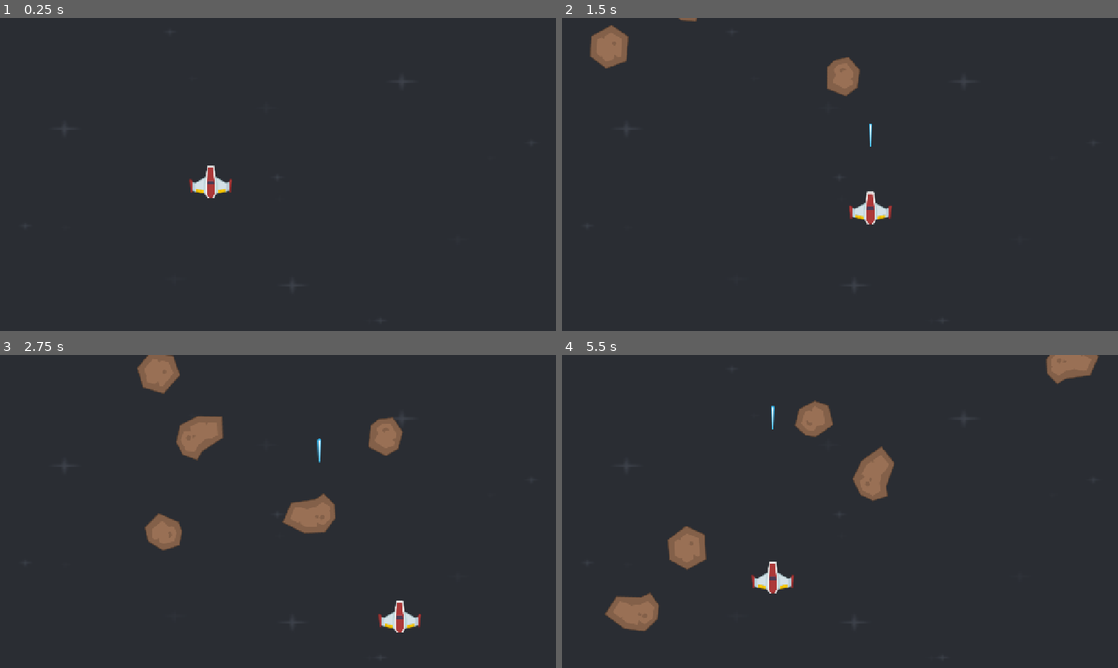
Above: before the commit, frames 1-4 (two rows, left to right).
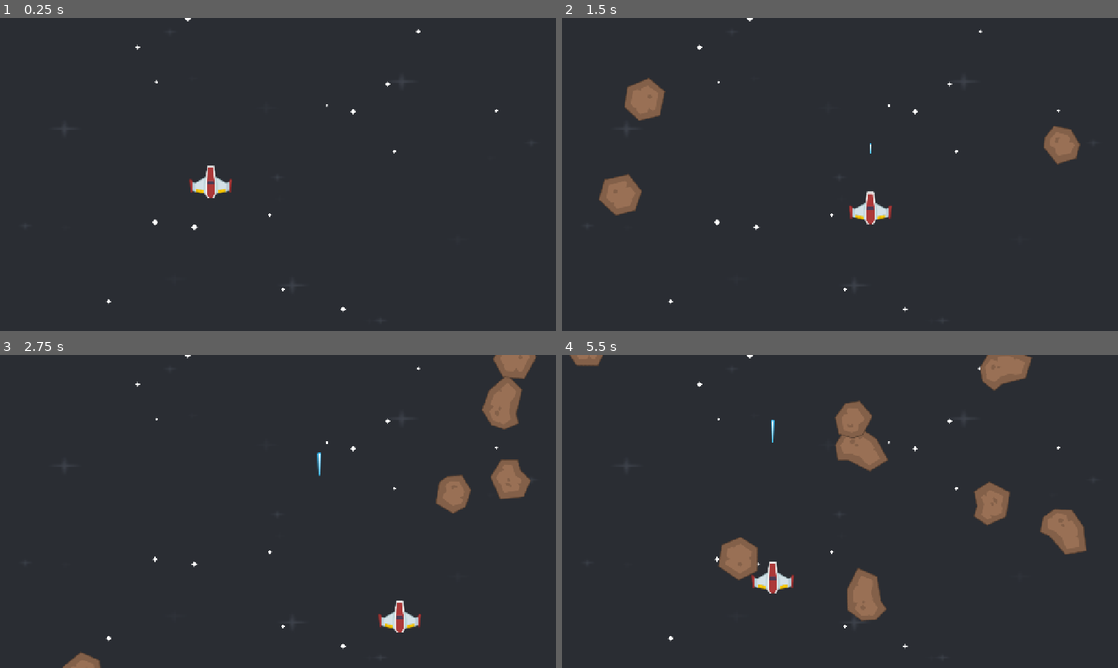
Above: after the commit, the same moments.

Repository: JulianNicholls/NetNinja-Godot-Tutorial
Game: Godot game, scene res://scenes/level.tscn
The game is run twice, just before and just after one commit, with the same random seed, the same clock (stepped at 60 frames per second) and the same inputs.
Inputs:
- Up to frame 1 (0.25 s): no input
- Up to frame 2 (1.5 s): hold Right (right) 0.53-1.28 s; tap Space (shoot) at 0.6, 1.35 s; hold Down (down) from 1.28 s (still down)
- Up to frame 3 (2.75 s): release Down (down) at 2.03 s; hold Right (right) from 2.03 s (still down); tap Space (shoot) at 2.1 s
- Up to frame 4 (5.5 s): release Right (right) at 2.78 s; hold Up (up) 2.78-3.53 s; tap Space (shoot) every 0.75 s from 2.85 to 5.1 s; hold Left (left) 3.53-5.03 s; hold Down (down) from 5.03 s (still down)

The runs differ from the first frame. In frame 1, 0.1% of the frame differs, in the area x 19-90%, y 0-94%; in frame 2, 3.5%; in frame 3, 6.5%; in frame 4, 8.8%, in the area x 1-97%, y 0-94%.

Commit message:
Add animations: twinkling stars, expanding laser.

Diff:
--- a/scenes/laser.gd
+++ b/scenes/laser.gd
@@ -2,6 +2,12 @@
 
 @export var speed = 500
 
+func _ready():
+	$LaserImage.scale = Vector2(0, 0)
+
+	var tween = create_tween()
+	tween.tween_property($LaserImage, 'scale', Vector2(1, 1), 0.3)
+
 # Called every frame. 'delta' is the elapsed time since the previous frame.
 func _process(delta: float) -> void:
 	position.y -= speed * delta
--- a/scenes/level.gd
+++ b/scenes/level.gd
@@ -3,6 +3,23 @@
 # 1. Load the scenes
 var meteor_scene: PackedScene = load("res://scenes/meteor.tscn")
 var laser_scene: PackedScene = load("res://scenes/laser.tscn")
+
+func _ready():
+	var size := get_viewport_rect().size
+	var rng := RandomNumberGenerator.new()
+
+	for star in $Stars.get_children():
+		# Set position
+		var posX = rng.randf_range(0, size.x)
+		var posY = rng.randf_range(0, size.y)
+		star.position = Vector2(posX, posY)
+
+		# Set scale
+		var starScale = rng.randf_range(0.5, 1)
+		star.scale = Vector2(starScale, starScale)
+
+		 # Set speed
+		star.speed_scale = rng.randf_range(0.6, 1.4)
 
 func _on_meteor_timer_timeout() -> void:
 	# 2. Create an instance
@@ -13,10 +30,10 @@
 	# 3. Attach the scene to the tree
 	$Meteors.add_child(meteor)
 
-func _on_player_laser(position: Vector2) -> void:
+func _on_player_laser(pos: Vector2) -> void:
 	# 2. Create an instance
 	var laser = laser_scene.instantiate()
 
 	# 3. Attach the scene to the tree
 	$Lasers.add_child(laser)
-	laser.position = position
+	laser.position = pos
--- a/scenes/level.tscn
+++ b/scenes/level.tscn
@@ -2,7 +2,23 @@
 
 [ext_resource type="Script" uid="uid://dyys16d60e4g2" path="res://scenes/level.gd" id="1_mx8sn"]
 [ext_resource type="Texture2D" uid="uid://ba1i2dwqq4yva" path="res://assets/Backgrounds/blue.png" id="1_w8frs"]
+[ext_resource type="Texture2D" uid="uid://4wscvlpcm7en" path="res://assets/PNG/Effects/star_small.png" id="3_2r41h"]
 [ext_resource type="PackedScene" uid="uid://wps0hpecyxnr" path="res://scenes/player.tscn" id="3_ppgk2"]
+[ext_resource type="Texture2D" uid="uid://b3vvbwgqmuq3m" path="res://assets/PNG/Effects/star_tiny.png" id="4_klq6b"]
+
+[sub_resource type="SpriteFrames" id="SpriteFrames_rgm4q"]
+animations = [{
+"frames": [{
+"duration": 1.0,
+"texture": ExtResource("3_2r41h")
+}, {
+"duration": 1.0,
+"texture": ExtResource("4_klq6b")
+}],
+"loop": 1,
+"name": &"default",
+"speed": 1.5
+}]
 
 [sub_resource type="RectangleShape2D" id="RectangleShape2D_ci1tc"]
 size = Vector2(33, 720)
@@ -21,8 +37,112 @@
 scale = Vector2(5.042969, 2.8593752)
 texture = ExtResource("1_w8frs")
 
-[node name="Player" parent="." unique_id=850123184 instance=ExtResource("3_ppgk2")]
-position = Vector2(485, 377)
+[node name="Stars" type="Node2D" parent="." unique_id=1617933757]
+
+[node name="Star1" type="AnimatedSprite2D" parent="Stars" unique_id=789587711]
+position = Vector2(218.305, 139.75)
+scale = Vector2(0.49046877, 0.47656256)
+sprite_frames = SubResource("SpriteFrames_rgm4q")
+autoplay = "default"
+frame_progress = 0.3800404
+
+[node name="Star2" type="AnimatedSprite2D" parent="Stars" unique_id=897473215]
+position = Vector2(218.305, 139.75)
+scale = Vector2(0.49046877, 0.47656256)
+sprite_frames = SubResource("SpriteFrames_rgm4q")
+autoplay = "default"
+frame_progress = 0.9237687
+
+[node name="Star3" type="AnimatedSprite2D" parent="Stars" unique_id=590684532]
+position = Vector2(218.305, 139.75)
+scale = Vector2(0.49046877, 0.47656256)
+sprite_frames = SubResource("SpriteFrames_rgm4q")
+autoplay = "default"
+frame_progress = 0.9237687
+
+[node name="Star4" type="AnimatedSprite2D" parent="Stars" unique_id=677547111]
+position = Vector2(218.305, 139.75)
+scale = Vector2(0.49046877, 0.47656256)
+sprite_frames = SubResource("SpriteFrames_rgm4q")
+autoplay = "default"
+frame_progress = 0.9237687
+
+[node name="Star5" type="AnimatedSprite2D" parent="Stars" unique_id=1191535716]
+position = Vector2(218.305, 139.75)
+scale = Vector2(0.49046877, 0.47656256)
+sprite_frames = SubResource("SpriteFrames_rgm4q")
+autoplay = "default"
+frame_progress = 0.9237687
+
+[node name="Star6" type="AnimatedSprite2D" parent="Stars" unique_id=317028066]
+position = Vector2(218.305, 139.75)
+scale = Vector2(0.49046877, 0.47656256)
+sprite_frames = SubResource("SpriteFrames_rgm4q")
+autoplay = "default"
+frame_progress = 0.9237687
+
+[node name="Star7" type="AnimatedSprite2D" parent="Stars" unique_id=785464498]
+position = Vector2(218.305, 139.75)
+scale = Vector2(0.49046877, 0.47656256)
+sprite_frames = SubResource("SpriteFrames_rgm4q")
+autoplay = "default"
+frame_progress = 0.9237687
+
+[node name="Star8" type="AnimatedSprite2D" parent="Stars" unique_id=606234816]
+position = Vector2(218.305, 139.75)
+scale = Vector2(0.49046877, 0.47656256)
+sprite_frames = SubResource("SpriteFrames_rgm4q")
+autoplay = "default"
+frame_progress = 0.9237687
+
+[node name="Star9" type="AnimatedSprite2D" parent="Stars" unique_id=814235611]
+position = Vector2(218.305, 139.75)
+scale = Vector2(0.49046877, 0.47656256)
+sprite_frames = SubResource("SpriteFrames_rgm4q")
+autoplay = "default"
+frame_progress = 0.9237687
+
+[node name="Star10" type="AnimatedSprite2D" parent="Stars" unique_id=1017495216]
+position = Vector2(218.305, 139.75)
+scale = Vector2(0.49046877, 0.47656256)
+sprite_frames = SubResource("SpriteFrames_rgm4q")
+autoplay = "default"
+frame_progress = 0.9237687
+
+[node name="Star11" type="AnimatedSprite2D" parent="Stars" unique_id=1710592126]
+position = Vector2(218.305, 139.75)
+scale = Vector2(0.49046877, 0.47656256)
+sprite_frames = SubResource("SpriteFrames_rgm4q")
+autoplay = "default"
+frame_progress = 0.9237687
+
+[node name="Star12" type="AnimatedSprite2D" parent="Stars" unique_id=2004183409]
+position = Vector2(218.305, 139.75)
+scale = Vector2(0.49046877, 0.47656256)
+sprite_frames = SubResource("SpriteFrames_rgm4q")
+autoplay = "default"
+frame_progress = 0.9237687
+
+[node name="Star13" type="AnimatedSprite2D" parent="Stars" unique_id=1707545876]
+position = Vector2(218.305, 139.75)
+scale = Vector2(0.49046877, 0.47656262)
+sprite_frames = SubResource("SpriteFrames_rgm4q")
+autoplay = "default"
+frame_progress = 0.3800404
+
+[node name="Star14" type="AnimatedSprite2D" parent="Stars" unique_id=2057734609]
+position = Vector2(218.305, 139.75)
+scale = Vector2(0.49046877, 0.47656262)
+sprite_frames = SubResource("SpriteFrames_rgm4q")
+autoplay = "default"
+frame_progress = 0.3800404
+
+[node name="Star15" type="AnimatedSprite2D" parent="Stars" unique_id=1307721386]
+position = Vector2(218.305, 139.75)
+scale = Vector2(0.49046877, 0.47656262)
+sprite_frames = SubResource("SpriteFrames_rgm4q")
+autoplay = "default"
+frame_progress = 0.3800404
 
 [node name="Borders" type="Node2D" parent="." unique_id=701964343]
 
@@ -56,6 +176,9 @@
 
 [node name="Meteors" type="Node2D" parent="." unique_id=550661565]
 
+[node name="Player" parent="." unique_id=850123184 instance=ExtResource("3_ppgk2")]
+position = Vector2(485, 377)
+
 [node name="Lasers" type="Node2D" parent="." unique_id=84322488]
 
 [node name="MeteorTimer" type="Timer" parent="." unique_id=55861696]
--- a/scenes/meteor.gd
+++ b/scenes/meteor.gd
@@ -12,8 +12,8 @@
 	$MeteorImage.texture = load(path)
 
 	var width := get_viewport_rect().size[0]
-	var randomX = rng.randi_range(0, width)
-	var randomY = rng.randi_range(-150, -50);
+	var randomX = rng.randf_range(0, width)
+	var randomY = rng.randf_range(-150, -50);
 
 	speed = rng.randi_range(200, 500)
 	dirX = rng.randi_range(-1, 1)
--- a/scenes/player.gd
+++ b/scenes/player.gd
@@ -15,7 +15,7 @@
 	laserReady = true
 
 # Called every frame. 'delta' is the elapsed time since the previous frame.
-func _process(delta: float) -> void:
+func _process(_delta: float) -> void:
 	var direction = Input.get_vector('left', 'right', 'up', 'down')
 	velocity = direction * speed
 	move_and_slide()
--- a/scenes/player.tscn
+++ b/scenes/player.tscn
@@ -14,7 +14,7 @@
 polygon = PackedVector2Array(-7, -38, 9, -37, 13, -11, 36, 1, 47, -6, 47, 23, 37, 24, 14, 29, 6, 39, -7, 38, -14, 29, -41, 22, -45, 25, -48, -4, -37, 2, -12, -12)
 
 [node name="LaserStartPos" type="Marker2D" parent="." unique_id=1712984876]
-position = Vector2(0, -74)
+position = Vector2(0, -43)
 
 [node name="LaserTimer" type="Timer" parent="." unique_id=1503034396]
 one_shot = true
Binary file added: assets/PNG/Effects/star_small.png
Not shown, added: assets/PNG/Effects/star_small.png.import
Binary file added: assets/PNG/Effects/star_tiny.png
Not shown, added: assets/PNG/Effects/star_tiny.png.import
Not shown, changed: README.md
